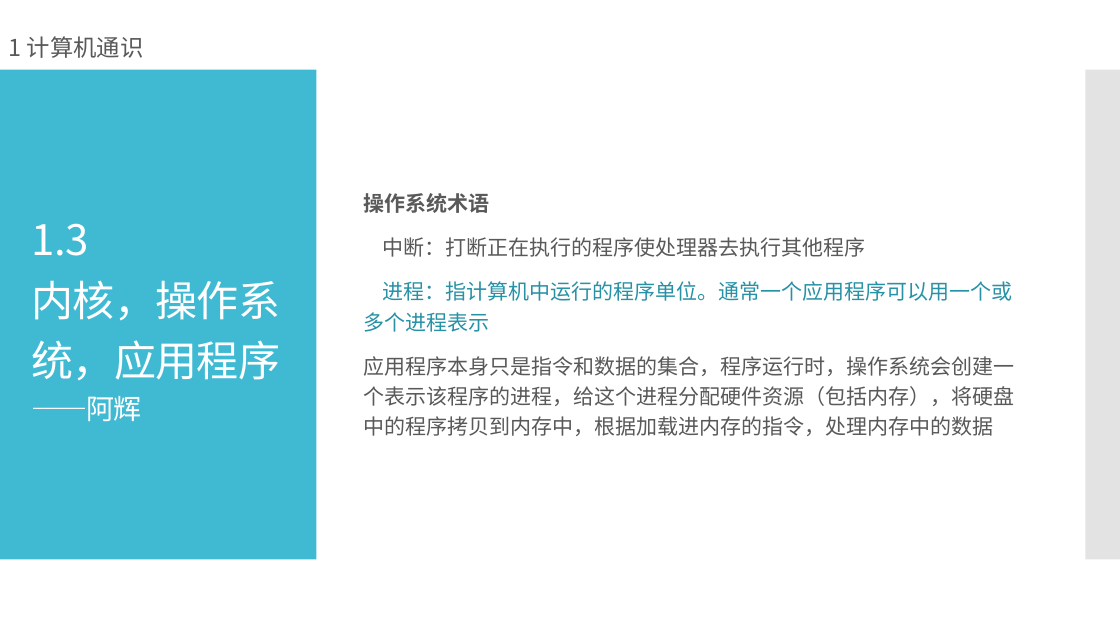
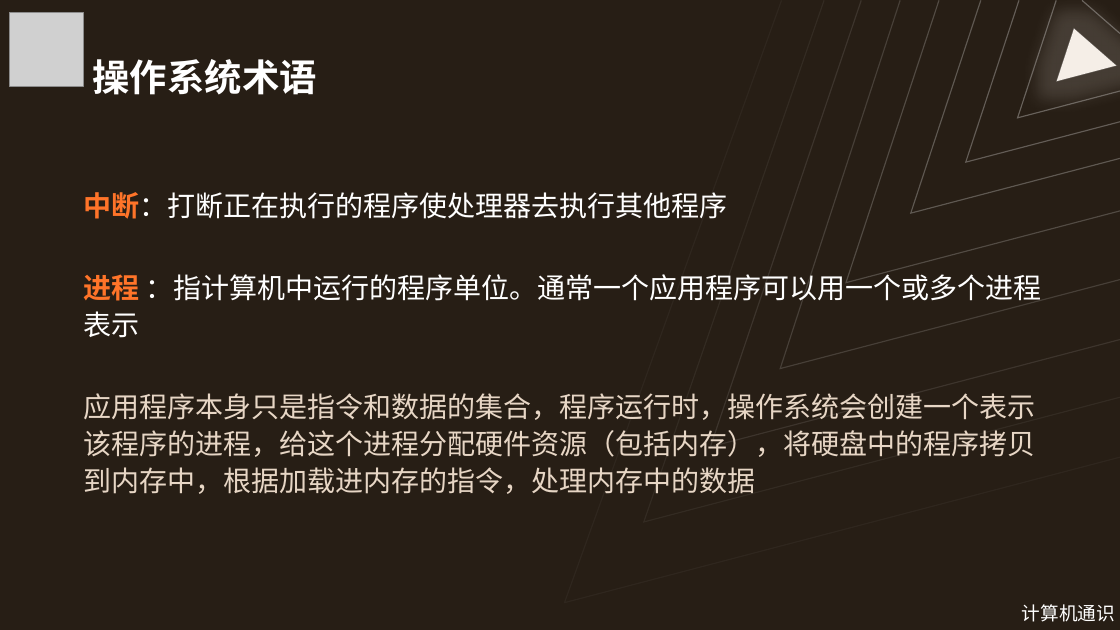
Before and after one commit to Wannerfi/CodingCourse, a slide deck: slide 24 of 1计算机通识.pptx (slide 14 before the commit). Drawn at 1120x630 pixels with LibreOffice and Linux fonts; fonts in the diff are those of the drawing; grey boxes stand for pictures. Boxes give left, top, right and bottom in pixels: in the first picture for what was removed or moved away, otherwise in the second. Text is boxed around its words. In the diff, an @@ line names an element or a change of style, - is before the commit and + after.

```diff
--- a/1计算机通识.pptx
+++ b/1计算机通识.pptx
@@ background #FFFFFF to #271E15 @@
@@ picture added at (x1=9, y1=13, x2=83, y2=87) @@
@@ freeform shape added at (x1=565, y1=0, x2=1120, y2=602), outline #FFFFFF 1 pt @@
@@ freeform shape added at (x1=644, y1=0, x2=1120, y2=522), outline #FFFFFF 1 pt @@
@@ freeform shape added at (x1=711, y1=0, x2=1120, y2=446), outline #FFFFFF 1 pt @@
@@ freeform shape added at (x1=781, y1=0, x2=1120, y2=368), outline #FFFFFF 1 pt @@
@@ freeform shape added at (x1=846, y1=0, x2=1120, y2=282), outline #FFFFFF 1 pt @@
@@ freeform shape added at (x1=911, y1=0, x2=1120, y2=213), outline #FFFFFF 1 pt @@
@@ freeform shape added at (x1=966, y1=0, x2=1120, y2=162), outline #FFFFFF 1 pt @@
@@ freeform shape added at (x1=1017, y1=0, x2=1120, y2=118), outline #FFFFFF 1 pt @@
@@ freeform shape added at (x1=1057, y1=29, x2=1117, y2=81), fill #F5EEE7, outline #FFFFFF 1 pt @@
@@ freeform shape added at (x1=1082, y1=0, x2=1120, y2=33), outline #FFFFFF 1 pt @@
@@ title added at (x1=93, y1=59, x2=317, y2=95), 32 pt, text #FFFFFF, bold @@
+操作系统术语
@@ rectangle removed at (x1=0, y1=70, x2=317, y2=560) @@
@@ rectangle removed at (x1=1086, y1=70, x2=1120, y2=560) @@
@@ text "中断：打断正在执行的程序使处理器去执行其他程序" moved from (x1=364, y1=193, x2=1015, y2=436) to (x1=83, y1=192, x2=1042, y2=494) @@
@@ text "中断：打断正在执行的程序使处理器去执行其他程序" at (x1=83, y1=192, x2=1042, y2=494): vertical alignment middle to bottom @@
@@ text at (x1=83, y1=192, x2=1035, y2=494): size 18 to 24 pt in "中断：打断正在执行的程序使处理器去执行其他程序", "应用程序本身只是指令和数据的集合，程序运行时，操作系统会创建一个表示该程序的进程，给这个进程分配硬件资源（包括内存），将 ..."; text colour #595959 to #FF7429, text colour #595959 to #FFFFFF, bold on in "中断：打断正在执行的程序使处理器去执行其他程序"; text colour #595959 to #E7D6C5 in "应用程序本身只是指令和数据的集合，程序运行时，操作系统会创建一个表示该程序的进程，给这个进程分配硬件资源（包括内存），将 ..."; line spacing 1.2 to 1.1; less space between paragraphs @@
@@ text at (x1=364, y1=193, x2=490, y2=213): paragraph removed @@
-操作系统术语
@@ title removed at (x1=32, y1=223, x2=280, y2=422) @@
-1.3
-内核，操作系统，应用程序
-——阿辉
@@ text at (x1=83, y1=270, x2=1042, y2=338): text changed; size 18 to 24 pt; text colour #2791A6 to #FFFFFF @@
-进程：指计算机中运行的程序单位。通常一个应用程序可以用一个或多个进程表示
+进程 ：指计算机中运行的程序单位。通常一个应用程序可以用一个或多个进程表示
@@ text "计算机通识" at (x1=1022, y1=604, x2=1115, y2=622): vertical alignment middle to top @@
@@ text at (x1=1022, y1=604, x2=1115, y2=622): text changed; size 20 to 16 pt; text colour #595959 to #FFFFFF @@
-1 计算机通识
+计算机通识
```
Also in this commit, not shown: 13 other slides changed, 12 slides added, 3 slides removed, 1 other file.
